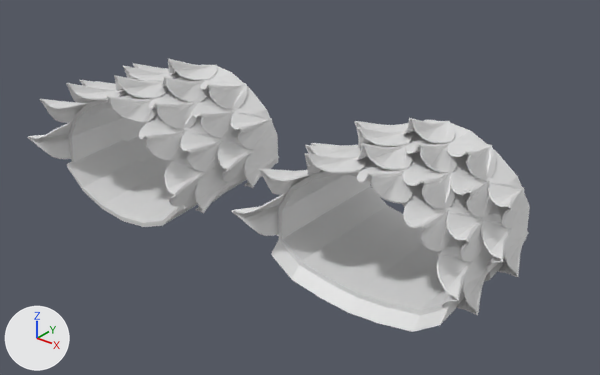
A saved change to the Blender file Simple/dragon_snake.blend.
Camera for both pictures: a camera (50 mm lens) standing at (0.13, 3.36, 4.06) and looking at (-4.65, 9.33, 0.35). Lighting does not change. The marker at lower left points along +X, +Y and +Z. The same objects are shown in both versions, whatever each file hides.

Script lines for the objects in view, before the commit:
```python
me_plane_041 = bpy.data.meshes.new('Plane.041')
me_plane_041.from_pydata(...)  # 2206 vertices, 3162 faces; spans x -1.17..1.17, y -1.09..0.74, z -0.7..0.93
me_plane_048 = bpy.data.meshes.new('Plane.048')
me_plane_048.from_pydata(...)  # 2191 vertices, 3166 faces; spans x -1.17..1.17, y -1.09..0.73, z -0.67..0.93
ob_snakeseg_003 = bpy.data.objects.new('SnakeSeg.003', me_plane_041)
ob_snakeseg_003.location = (-6.35, 9.194, 0.494)
ob_snakeseg_004 = bpy.data.objects.new('SnakeSeg.004', me_plane_048)
ob_snakeseg_004.location = (-3.394, 9.3, 0.494)
```
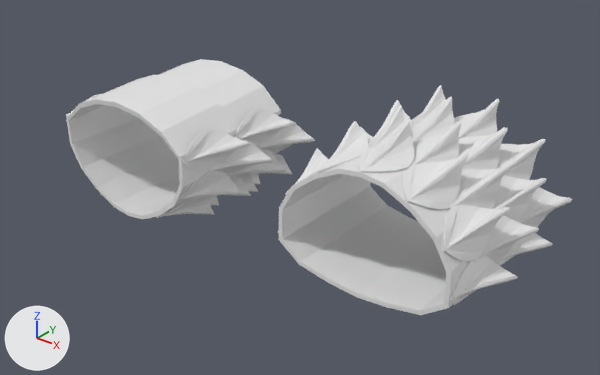
Pixel boxes (x1, y1, x2, y2) of what changed, in the pictures (600 x 375 px):
'SnakeSeg.004', turned
    before: (232, 118, 530, 332)
    after: (278, 85, 573, 315)
'SnakeSeg.003', turned
    before: (27, 59, 279, 227)
    after: (66, 59, 315, 220)

What changed in the scene script:
```text
Change ob_snakeseg_003:
    ob_snakeseg_003.rotation_euler: (0.0, 0.0, 0.0) -> (3.142, 0.0, 0.0)  # degrees (0, 0, 0) -> degrees (180, 0, 0)
Change ob_snakeseg_004:
    ob_snakeseg_004.rotation_euler: (0.0, 0.0, 0.0) -> (0.0, 0.0, 3.142)  # degrees (0, 0, 0) -> degrees (0, 0, 180)
```
